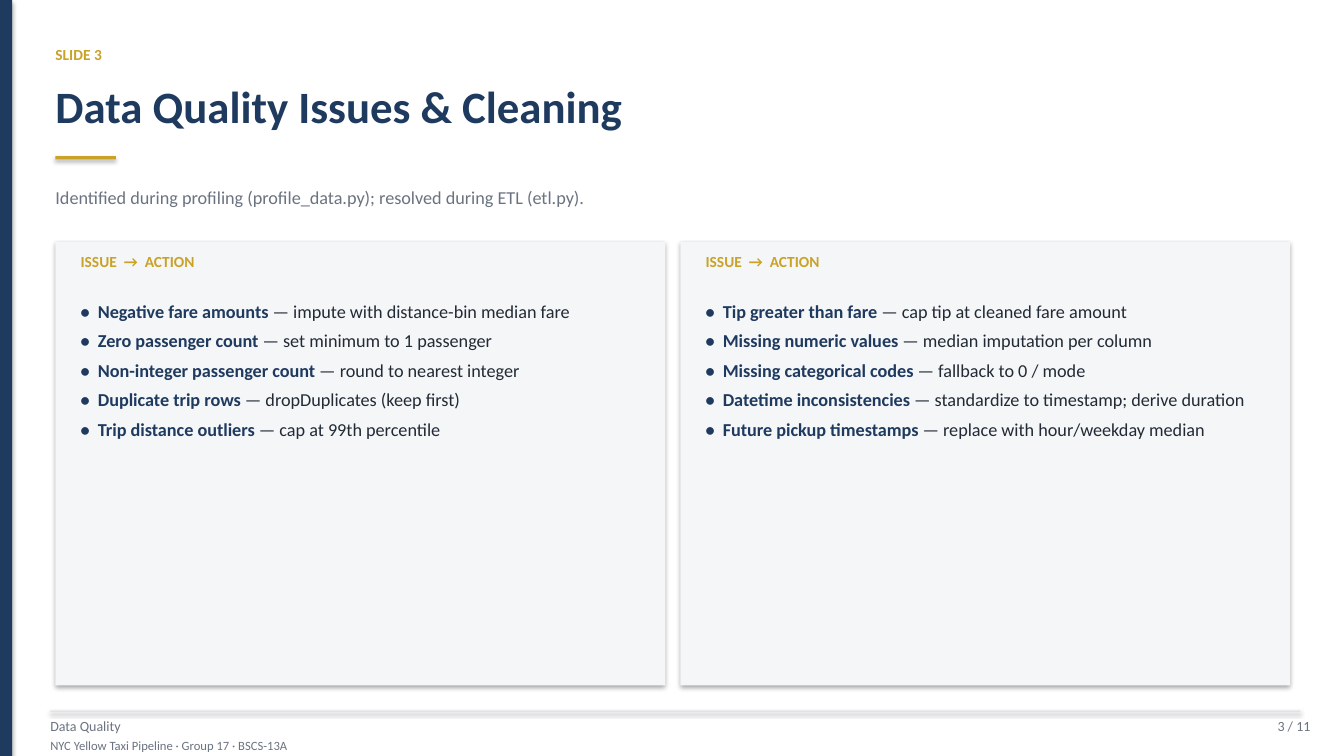
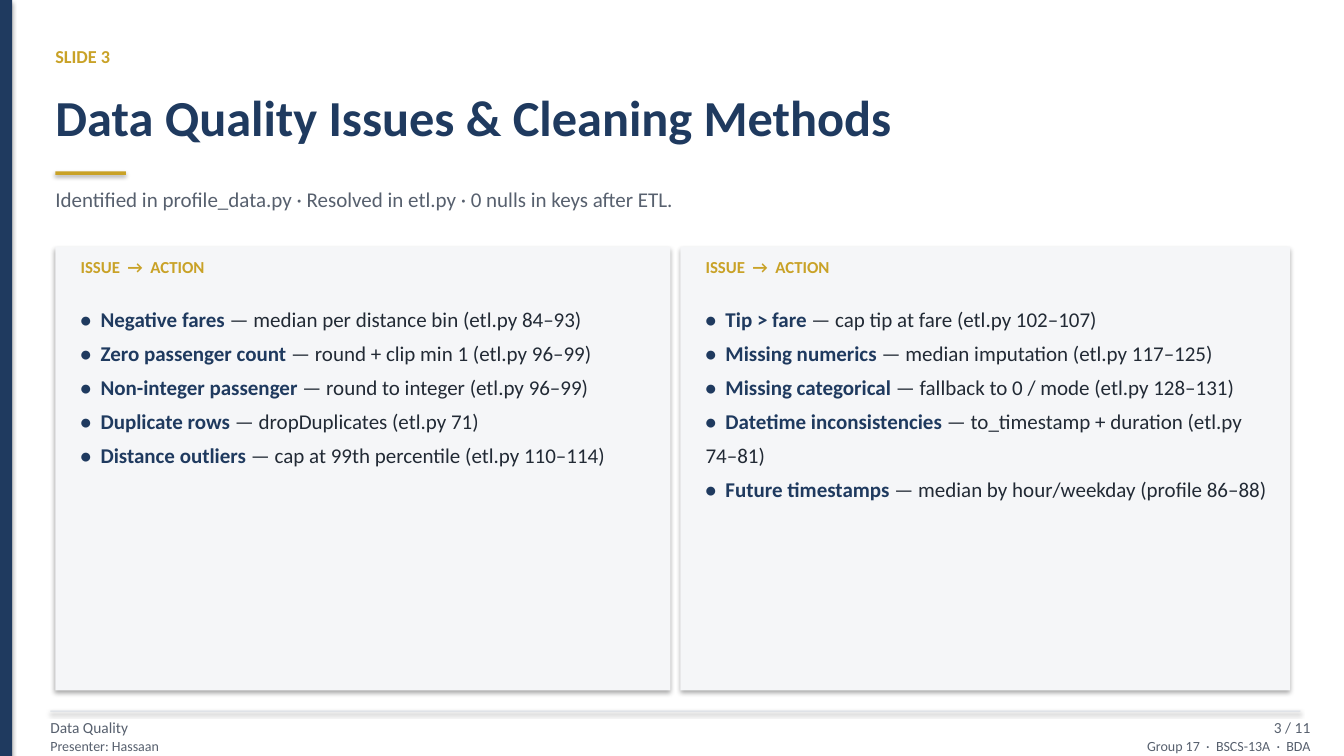
Before and after one commit to hassaanawan48/NYC-Taxi-Ingestion-Pipeline, a slide deck: slide 3 of NYC_Taxi_BDA_Presentation.pptx. Drawn at 1344x756 pixels with LibreOffice and Linux fonts; fonts in the diff are those of the drawing. Boxes give left, top, right and bottom in pixels: in the first picture for what was removed or moved away, otherwise in the second. Text is boxed around its words. In the diff, an @@ line names an element or a change of style, - is before the commit and + after.

```diff
--- a/NYC_Taxi_BDA_Presentation.pptx
+++ b/NYC_Taxi_BDA_Presentation.pptx
@@ text "SLIDE 3" at [55, 51, 110, 63]: size 11 to 13 pt @@
@@ text at [55, 100, 892, 145]: text changed; size 32 to 36 pt @@
-Data Quality Issues & Cleaning
+Data Quality Issues & Cleaning Methods
@@ rectangle: place and size @@
-rectangle at [55, 156, 116, 159]
+rectangle at [55, 171, 126, 174]
@@ text at [55, 192, 673, 211]: text changed; size 13 to 15 pt; text colour #6B7380 to #57606E @@
-Identified during profiling (profile_data.py); resolved during ETL (etl.py).
+Identified in profile_data.py · Resolved in etl.py · 0 nulls in keys after ETL.
@@ rectangle: place and size @@
-rectangle at [55, 242, 665, 686]
+rectangle at [55, 247, 670, 691]
@@ text "ISSUE → ACTION" at [81, 262, 204, 273]: size 11 to 12 pt @@
@@ rectangle: place and size @@
-rectangle at [681, 242, 1291, 686]
+rectangle at [681, 247, 1291, 691]
@@ text "ISSUE → ACTION" at [706, 262, 829, 273]: size 11 to 12 pt @@
@@ text at [101, 312, 605, 467]: text changed; size 13 to 15 pt @@
-• Negative fare amounts — impute with distance-bin median fare
-• Zero passenger count — set minimum to 1 passenger
-• Non-integer passenger count — round to nearest integer
-• Duplicate trip rows — dropDuplicates (keep first)
-• Trip distance outliers — cap at 99th percentile
+• Negative fares — median per distance bin (etl.py 84–93)
+• Zero passenger count — round + clip min 1 (etl.py 96–99)
+• Non-integer passenger — round to integer (etl.py 96–99)
+• Duplicate rows — dropDuplicates (etl.py 71)
+• Distance outliers — cap at 99th percentile (etl.py 110–114)
@@ text at [706, 312, 1266, 501]: text changed; size 13 to 15 pt @@
-• Tip greater than fare — cap tip at cleaned fare amount
-• Missing numeric values — median imputation per column
-• Missing categorical codes — fallback to 0 / mode
-• Datetime inconsistencies — standardize to timestamp; derive duration
-• Future pickup timestamps — replace with hour/weekday median
+• Tip > fare — cap tip at fare (etl.py 102–107)
+• Missing numerics — median imputation (etl.py 117–125)
+• Missing categorical — fallback to 0 / mode (etl.py 128–131)
+• Datetime inconsistencies — to_timestamp + duration (etl.py 74–81)
+• Future timestamps — median by hour/weekday (profile 86–88)
@@ text "Data Quality" at [50, 722, 128, 736]: size 10 to 11 pt, text colour #6B7380 to #57606E @@
@@ text "3 / 11" at [1274, 723, 1311, 733]: size 10 to 11 pt, text colour #6B7380 to #57606E @@
@@ text at [50, 742, 159, 751]: text changed; size 9 to 10 pt; text colour #6B7380 to #57606E @@
-NYC Yellow Taxi Pipeline · Group 17 · BSCS-13A
+Presenter: Hassaan
@@ text added at [1147, 742, 1310, 753], 10 pt, text #57606E @@
+Group 17 · BSCS-13A · BDA
```
Also in this commit, not shown: 10 other slides changed, 3 other files.
